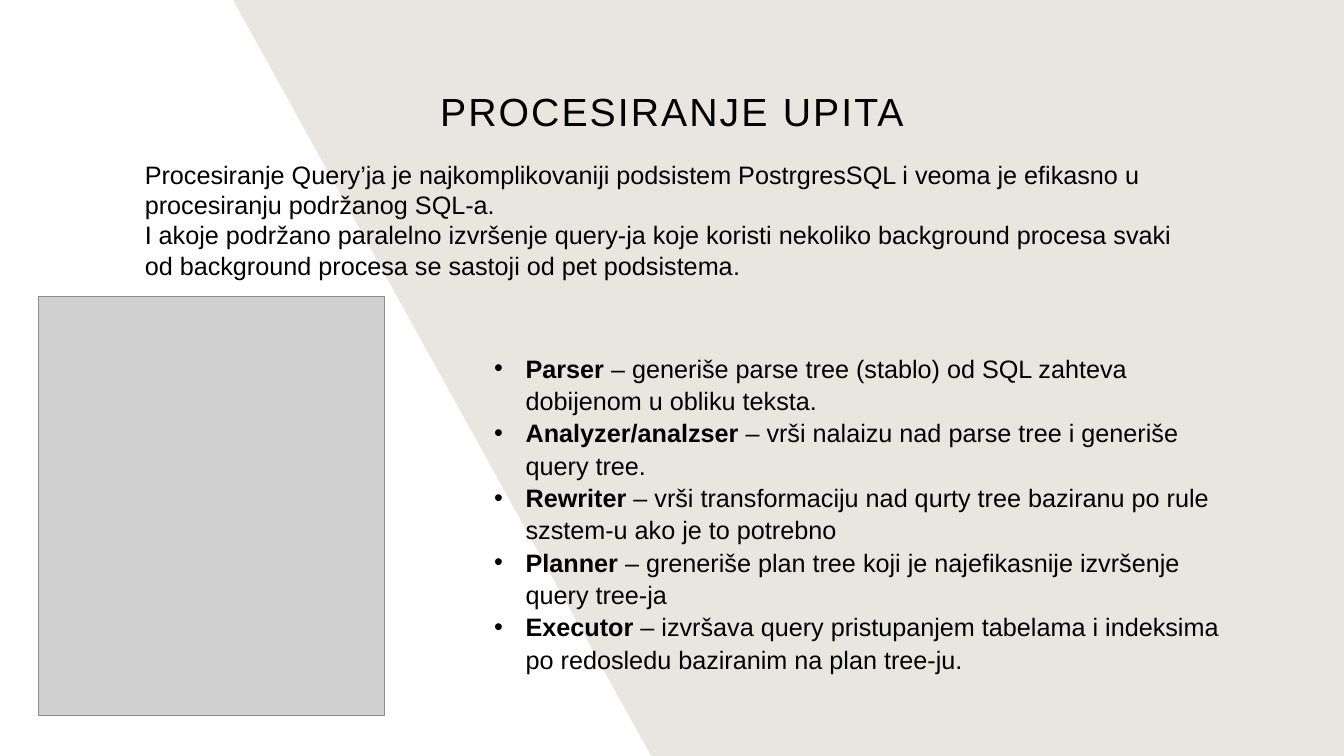
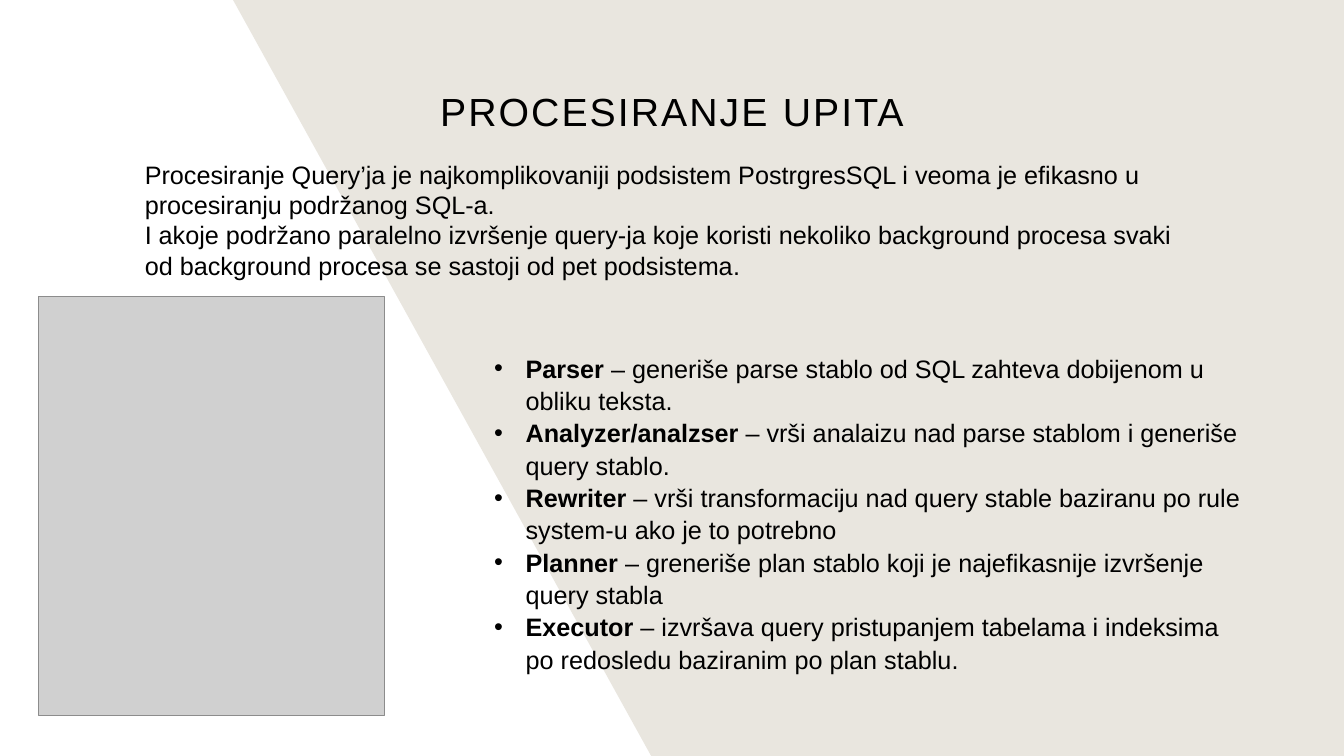
Before and after one commit to iJovanGG/Sistemi-za-upravljanje-bazama-podataka, a slide deck: slide 4 of PostgreSQL/Obrada transakcija, planovi izvršavanja transakcija, izolacija i zaključavanje.pptx. Drawn at 1344x756 pixels with LibreOffice and Linux fonts; fonts in the diff are those of the drawing; grey boxes stand for pictures. Boxes give left, top, right and bottom in pixels: in the first picture for what was removed or moved away, otherwise in the second. Text is boxed around its words. In the diff, an @@ line names an element or a change of style, - is before the commit and + after.

```diff
--- a/PostgreSQL/Obrada transakcija, planovi izvršavanja transakcija, izolacija i zaključavanje.pptx
+++ b/PostgreSQL/Obrada transakcija, planovi izvršavanja transakcija, izolacija i zaključavanje.pptx
@@ text at (526, 359, 1240, 674): text changed @@
-• Parser – generiše parse tree (stablo) od SQL zahteva dobijenom u obliku teksta.
-• Analyzer/analzser – vrši nalaizu nad parse tree i generiše query tree.
-• Rewriter – vrši transformaciju nad qurty tree baziranu po rule szstem-u ako je to potrebno
-• Planner – greneriše plan tree koji je najefikasnije izvršenje query tree-ja
-• Executor – izvršava query pristupanjem tabelama i indeksima po redosledu baziranim na plan tree-ju.
+• Parser – generiše parse stablo od SQL zahteva dobijenom u obliku teksta.
+• Analyzer/analzser – vrši analaizu nad parse stablom i generiše query stablo.
+• Rewriter – vrši transformaciju nad query stable baziranu po rule system-u ako je to potrebno
+• Planner – greneriše plan stablo koji je najefikasnije izvršenje query stabla
+• Executor – izvršava query pristupanjem tabelama i indeksima po redosledu baziranim po plan stablu.
```
Also in this commit, not shown: 3 other slides changed, 1 other file.
